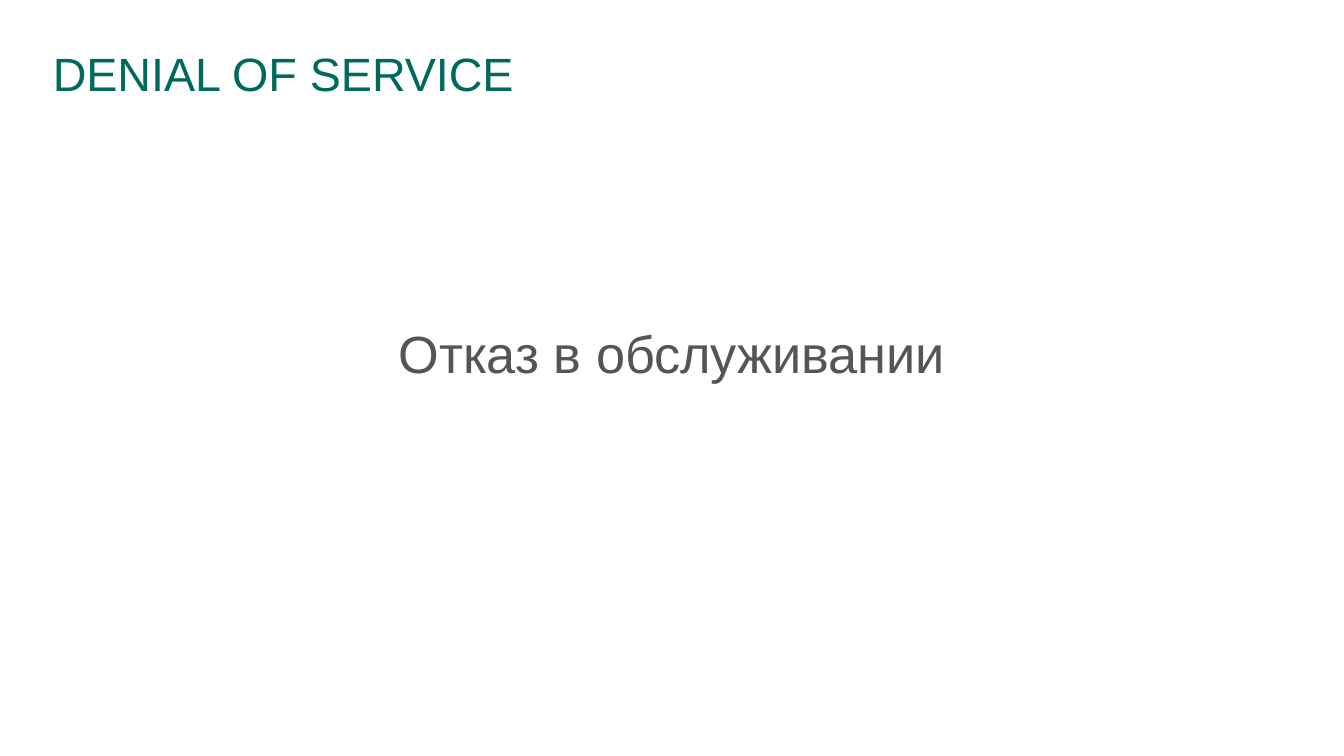
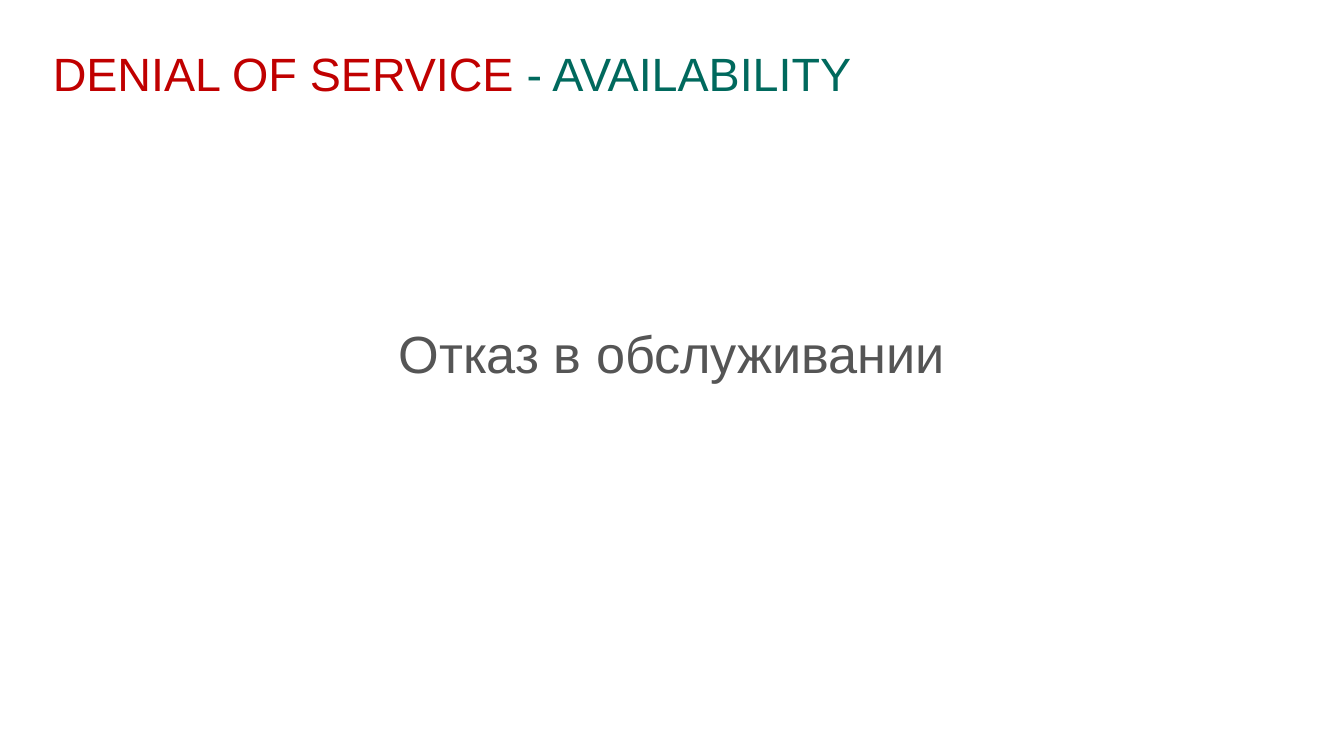
Before and after one commit to prograholic/prograholic.github.io, a slide deck: slide 13 of nsu_31_01_2017/31.01.2017_kutumov.pptx (slide 14 before the commit). Drawn at 1344x756 pixels with LibreOffice and Linux fonts; fonts in the diff are those of the drawing; background and template pictures are left out. Boxes give left, top, right and bottom in pixels: in the first picture for what was removed or moved away, otherwise in the second. Text is boxed around its words. In the diff, an @@ line names an element or a change of style, - is before the commit and + after.

```diff
--- a/nsu_31_01_2017/31.01.2017_kutumov.pptx
+++ b/nsu_31_01_2017/31.01.2017_kutumov.pptx
@@ title at box(53, 58, 851, 92): text changed; text colour #00695D to #C00000 @@
-DENIAL OF SERVICE
+DENIAL OF SERVICE - AVAILABILITY
```
Also in this commit, not shown: 8 other slides changed, 1 slide added, 1 slide removed, 1 other file.
